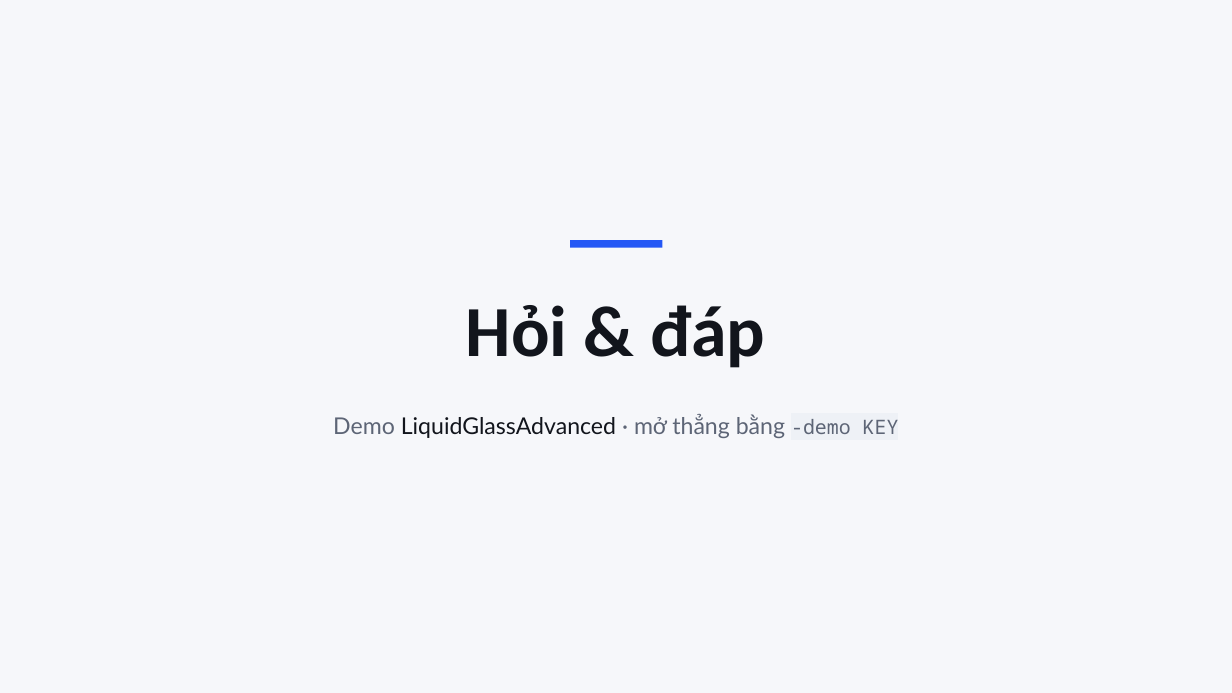
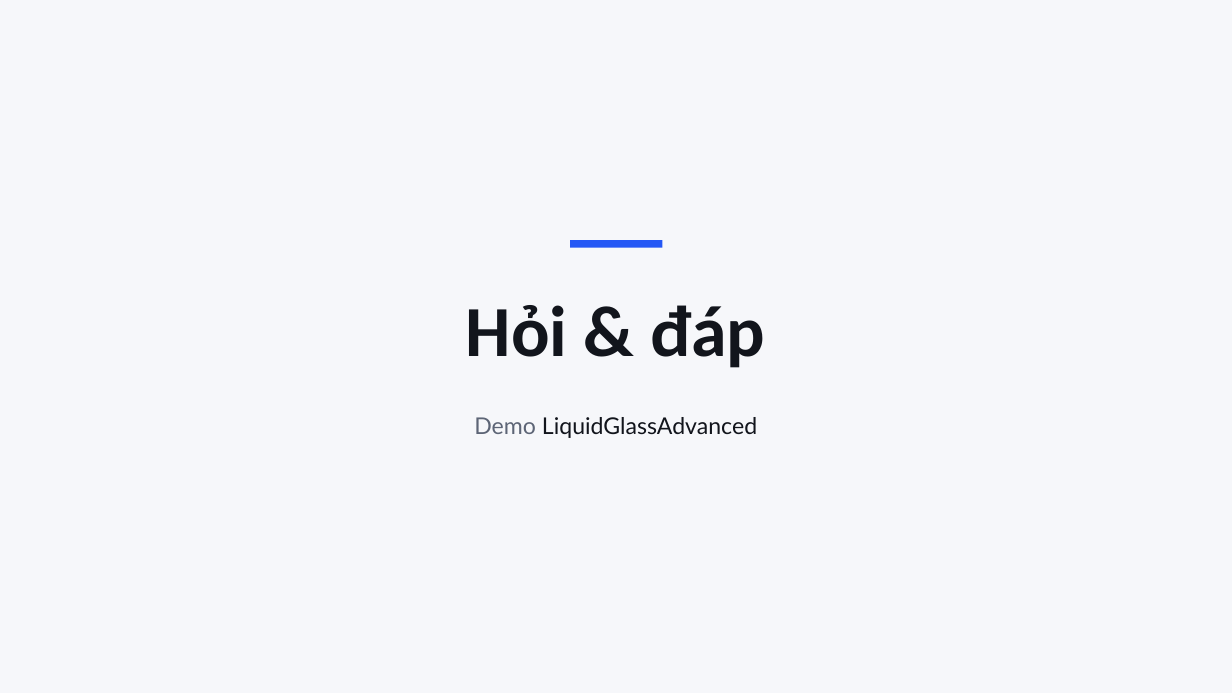
Before and after one commit to matech03/workshop-liquid-glass, a slide deck: slide 18 of slides/Trai-nghiem-Liquid-Glass.pptx (slide 17 before the commit). Drawn at 1232x693 pixels with LibreOffice and Linux fonts; fonts in the diff are those of the drawing. Boxes give left, top, right and bottom in pixels: in the first picture for what was removed or moved away, otherwise in the second. Text is boxed around its words. In the diff, an @@ line names an element or a change of style, - is before the commit and + after.

```diff
--- a/slides/Trai-nghiem-Liquid-Glass.pptx
+++ b/slides/Trai-nghiem-Liquid-Glass.pptx
@@ text at box(474, 417, 757, 438): text changed; text colour #5D6576 to #12151C @@
-Demo LiquidGlassAdvanced · mở thẳng bằng -demo KEY
+Demo LiquidGlassAdvanced
```
Also in this commit, not shown: 11 other slides changed, 6 slides added, 5 slides removed, 51 other files.
